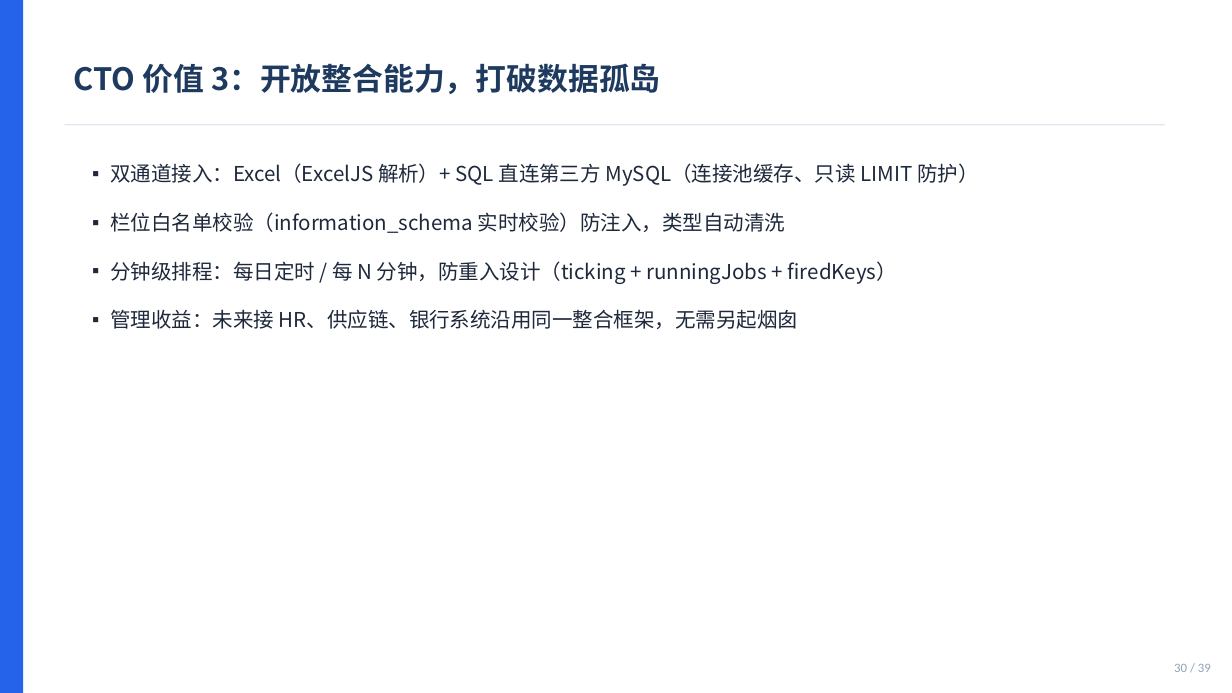
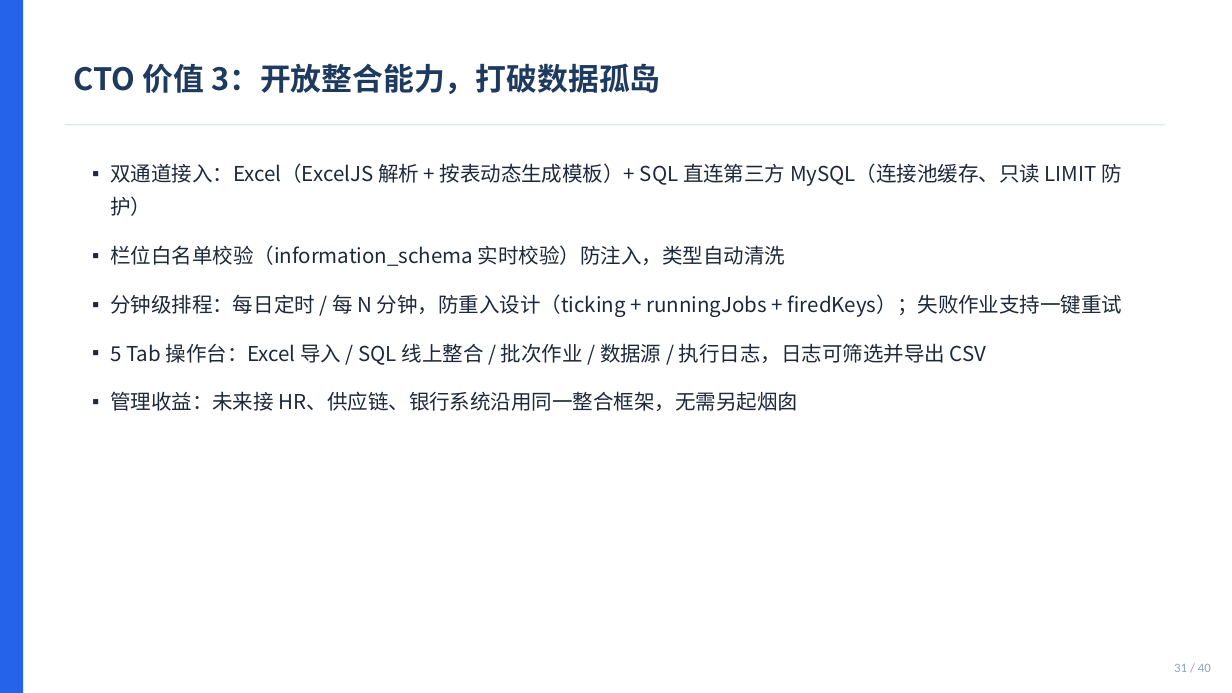
Before and after one commit to rocky1953/ERMM-finance-system, a slide deck: slide 31 of docs/ERMM_高管價值簡報_CEO_CFO_COO_CTO.pptx (slide 30 before the commit). Drawn at 1232x693 pixels with LibreOffice and Linux fonts; fonts in the diff are those of the drawing. Boxes give left, top, right and bottom in pixels: in the first picture for what was removed or moved away, otherwise in the second. Text is boxed around its words. In the diff, an @@ line names an element or a change of style, - is before the commit and + after.

Commit message:
docs: 同步系统手册、角色操作手册、架构图与高管简报

```diff
--- a/docs/ERMM_高管價值簡報_CEO_CFO_COO_CTO.pptx
+++ b/docs/ERMM_高管價值簡報_CEO_CFO_COO_CTO.pptx
@@ text at (110, 163, 1122, 216): text changed @@
-▪ 双通道接入：Excel（ExcelJS 解析）+ SQL 直连第三方 MySQL（连接池缓存、只读 LIMIT 防护）
+▪ 双通道接入：Excel（ExcelJS 解析 + 按表动态生成模板）+ SQL 直连第三方 MySQL（连接池缓存、只读 LIMIT 防护）
@@ text at (110, 294, 1123, 365): text changed @@
-▪ 分钟级排程：每日定时 / 每 N 分钟，防重入设计（ticking + runningJobs + firedKeys）
+▪ 分钟级排程：每日定时 / 每 N 分钟，防重入设计（ticking + runningJobs + firedKeys）；失败作业支持一键重试
+▪ 5 Tab 操作台：Excel 导入 / SQL 线上整合 / 批次作业 / 数据源 / 执行日志，日志可筛选并导出 CSV
@@ text at (1174, 664, 1211, 672): text changed @@
-30 / 39
+31 / 40
```
Also in this commit, not shown: 33 other slides changed, 1 slide added, 28 other files.
